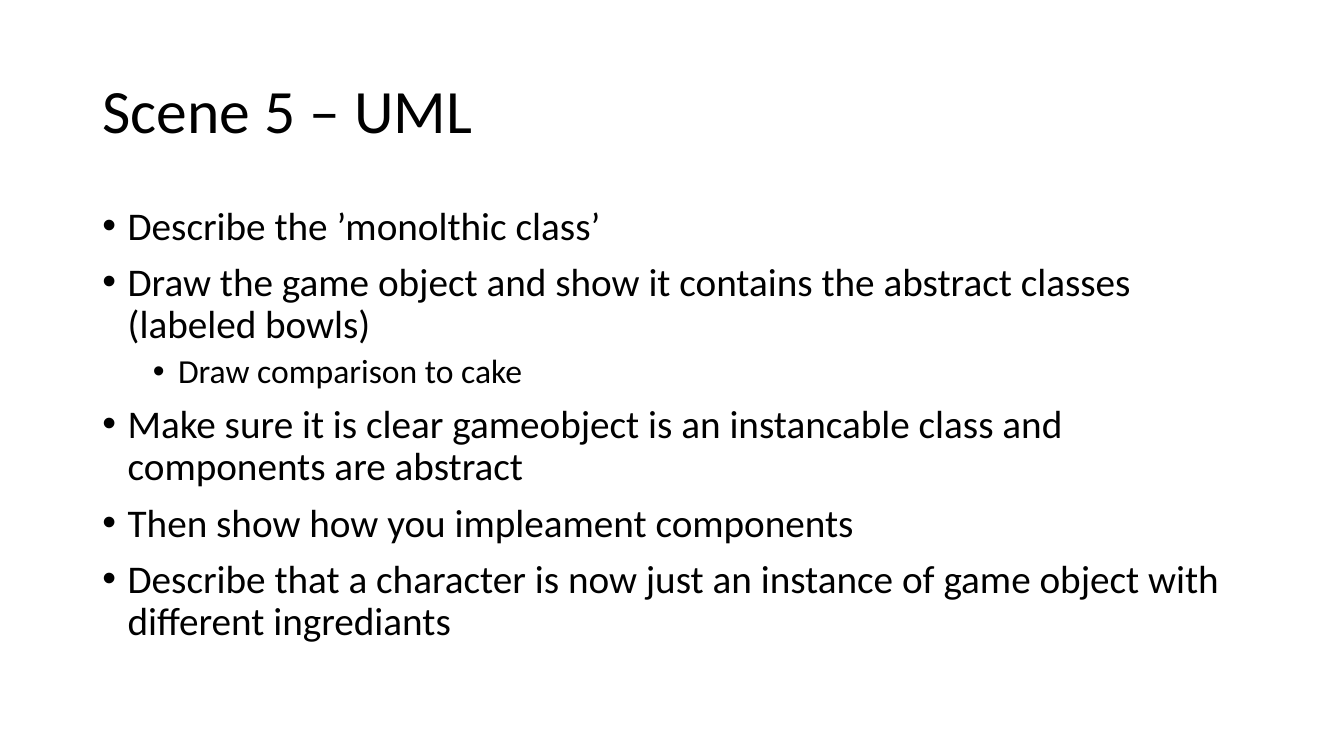
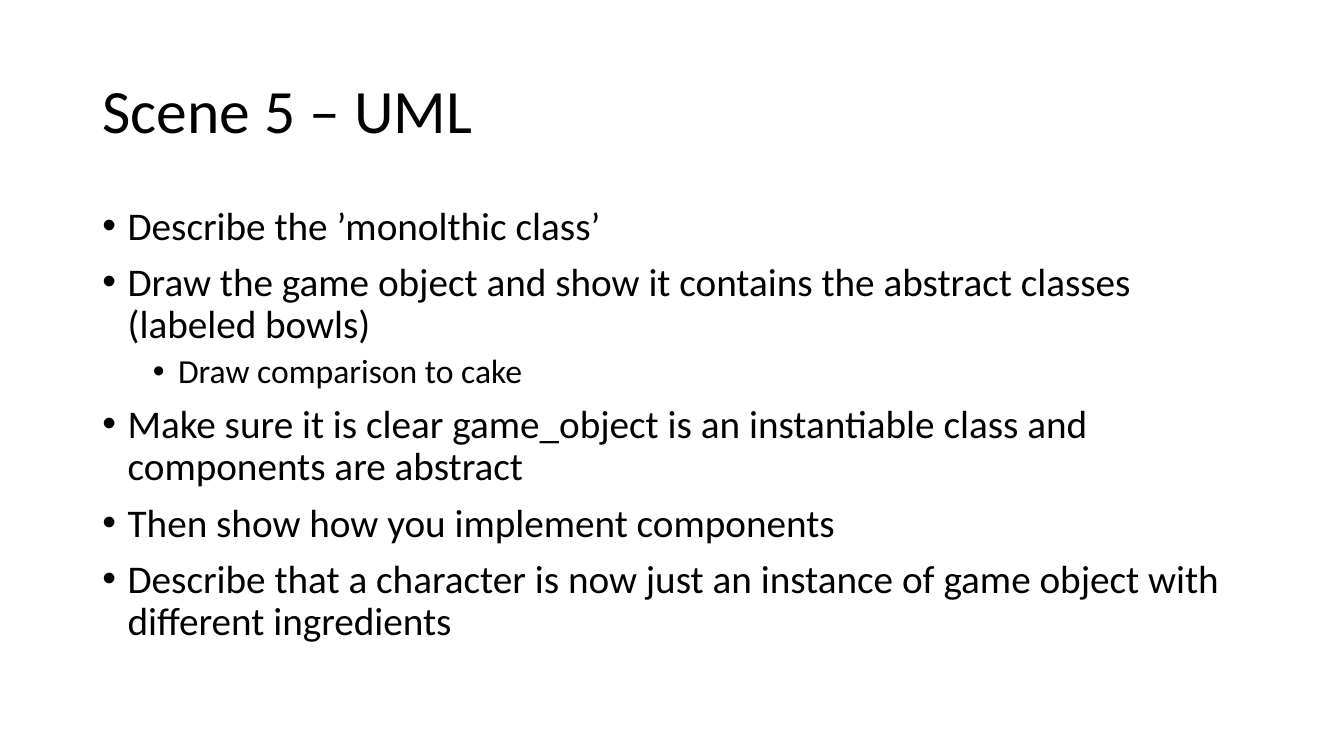
Before and after one commit to gavinhenderson/AC31009-Component, a slide deck: slide 7 of video/StoryBoard.pptx. Drawn at 1344x756 pixels with LibreOffice and Linux fonts; fonts in the diff are those of the drawing. Boxes give left, top, right and bottom in pixels: in the first picture for what was removed or moved away, otherwise in the second. Text is boxed around its words. In the diff, an @@ line names an element or a change of style, - is before the commit and + after.

```diff
--- a/video/StoryBoard.pptx
+++ b/video/StoryBoard.pptx
@@ text at (128, 410, 1219, 642): text changed @@
-• Make sure it is clear gameobject is an instancable class and components are abstract
-• Then show how you impleament components
-• Describe that a character is now just an instance of game object with different ingrediants
+• Make sure it is clear game_object is an instantiable class and components are abstract
+• Then show how you implement components
+• Describe that a character is now just an instance of game object with different ingredients
```
Also in this commit, not shown: 2 other slides changed.
